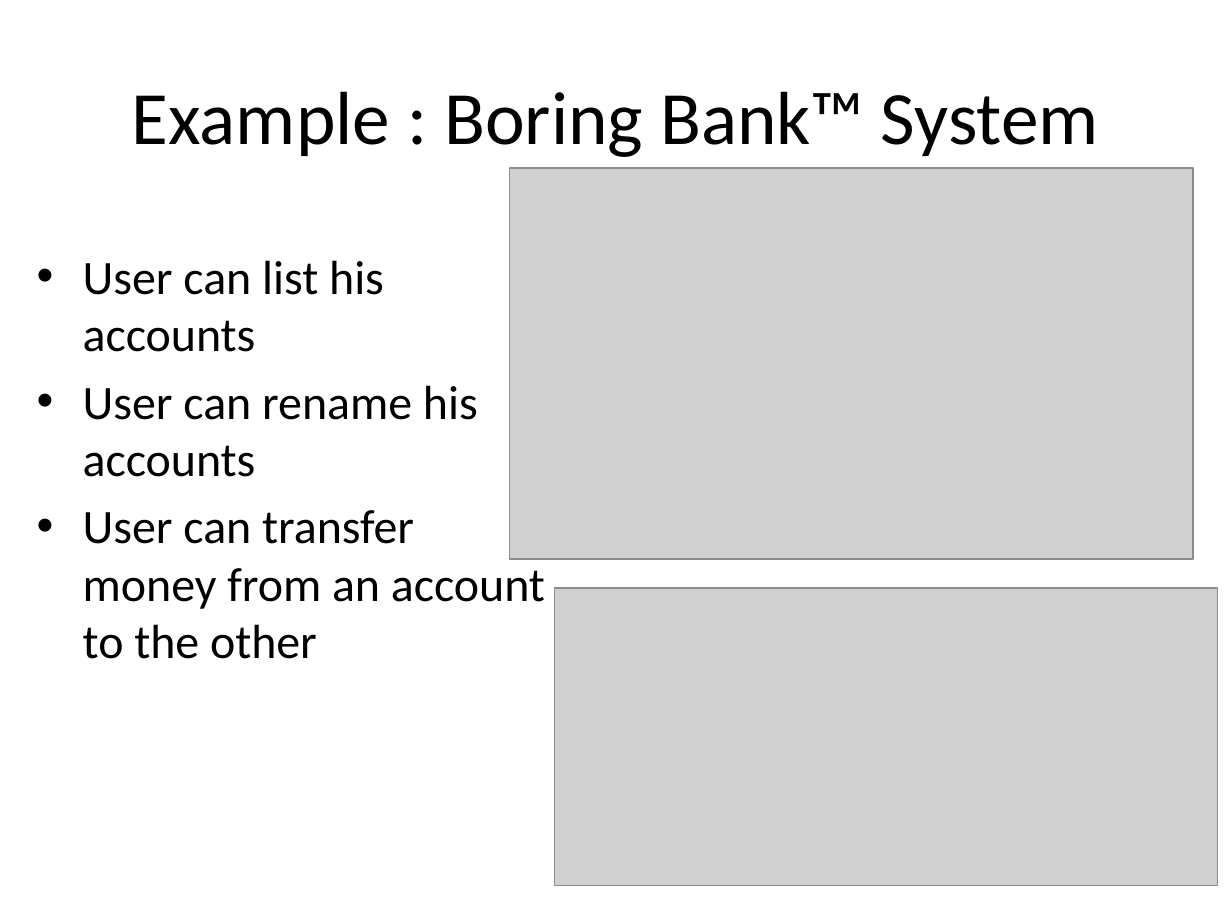
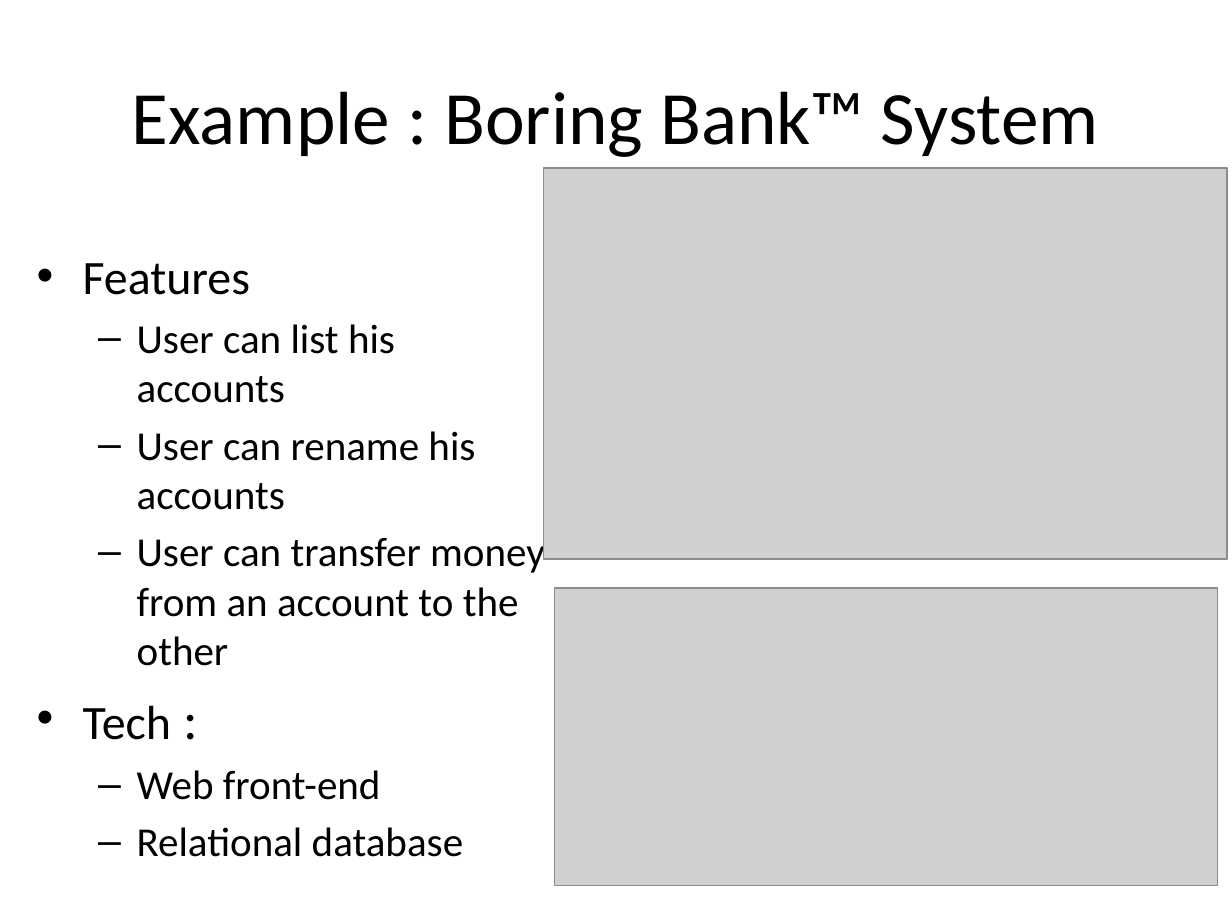
Before and after one commit to tsimbalar/DependencyInjectionTheRightWay, a slide deck: slide 11 of Dependency Injection - the right way.pptx. Drawn at 1232x924 pixels with LibreOffice and Linux fonts; fonts in the diff are those of the drawing; grey boxes stand for pictures. Boxes give left, top, right and bottom in pixels: in the first picture for what was removed or moved away, otherwise in the second. Text is boxed around its words. In the diff, an @@ line names an element or a change of style, - is before the commit and + after.

```diff
--- a/Dependency Injection - the right way.pptx
+++ b/Dependency Injection - the right way.pptx
@@ picture: place and size @@
-picture at (509, 168, 1193, 558)
+picture at (543, 168, 1227, 558)
@@ text at (83, 263, 250, 295): paragraph added @@
+• Features
@@ text at (137, 324, 545, 666): size 28 to 24 pt in "User can list his accounts", "User can rename his accounts", "User can transfer money from an account ..."; bullet • to –; list level 1 to 2 in "User can list his accounts"; list level 1 to 2 in "User can rename his accounts"; list level 1 to 2 in "User can transfer money from ..." @@
@@ text at (83, 705, 464, 857): paragraphs added @@
+• Tech :
+  – Web front-end
+  – Relational database
```
Also in this commit, not shown: 8 other slides changed, 3 slides added, 1 slide removed.
